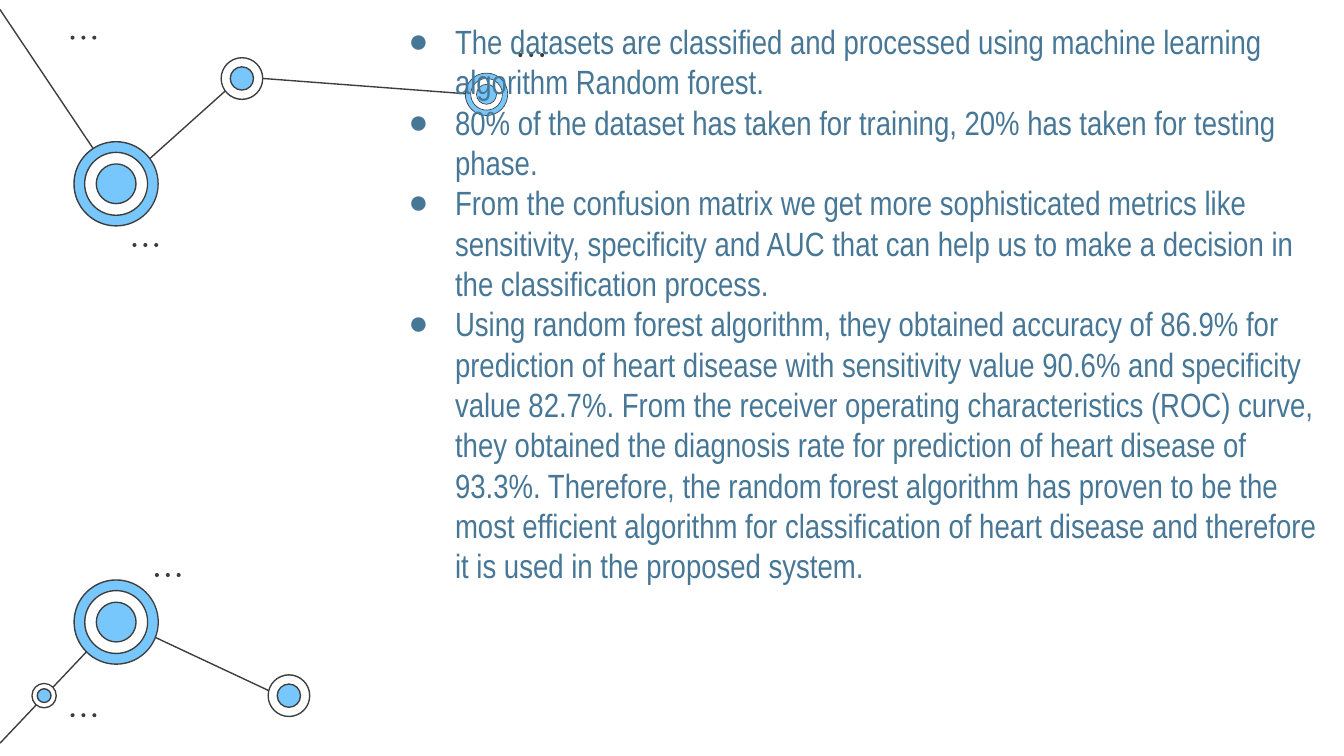
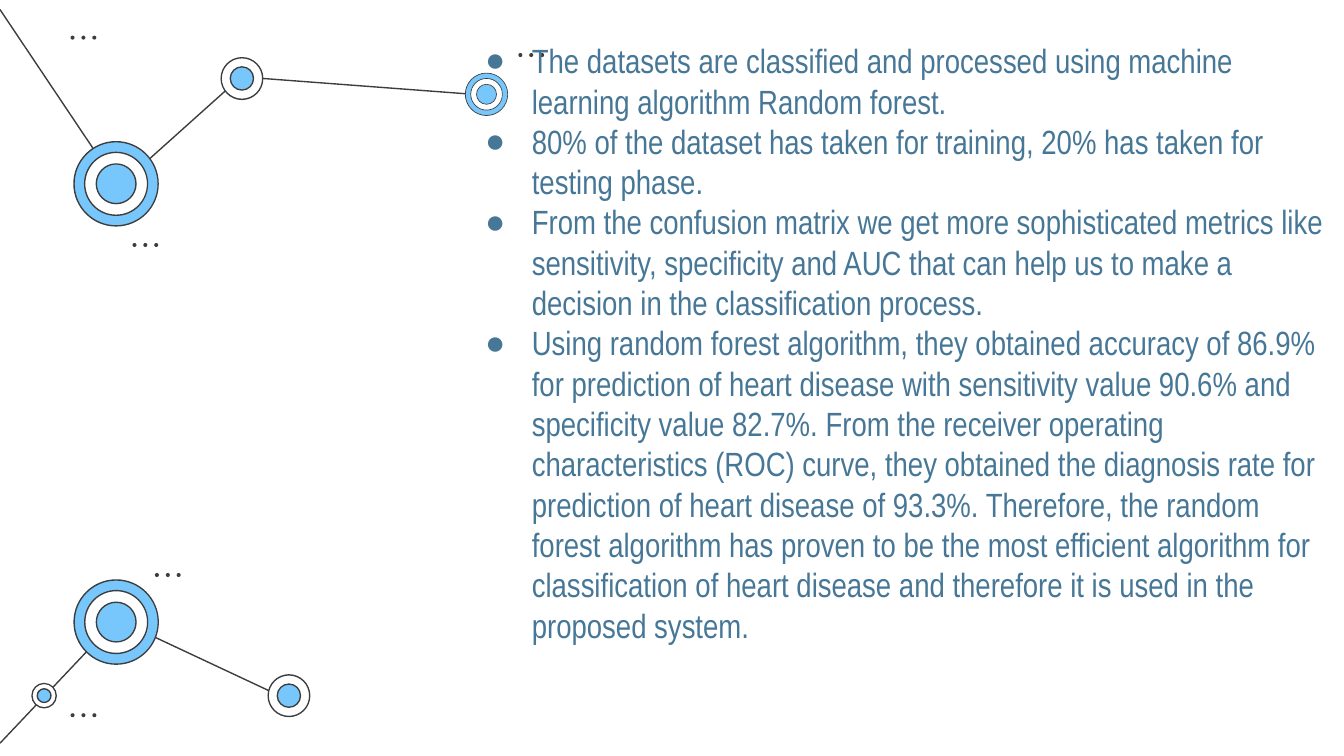
Before and after one commit to NAyeshaKhan/Heart-Disease-Prediction, a slide deck: slide 6 of Heart Disease Prediction System.pptx. Drawn at 1344x756 pixels with LibreOffice and Linux fonts; fonts in the diff are those of the drawing. Boxes give left, top, right and bottom in pixels: in the first picture for what was removed or moved away, otherwise in the second. Text is boxed around its words. In the diff, an @@ line names an element or a change of style, - is before the commit and + after.

```diff
--- a/Heart Disease Prediction System.pptx
+++ b/Heart Disease Prediction System.pptx
@@ text "The datasets are classified and ..." rewrapped from (x1=455, y1=29, x2=1316, y2=585) to (x1=532, y1=48, x2=1322, y2=644) @@
```
Also in this commit, not shown: 6 other slides changed, 5 slides added, 2 slides removed.
